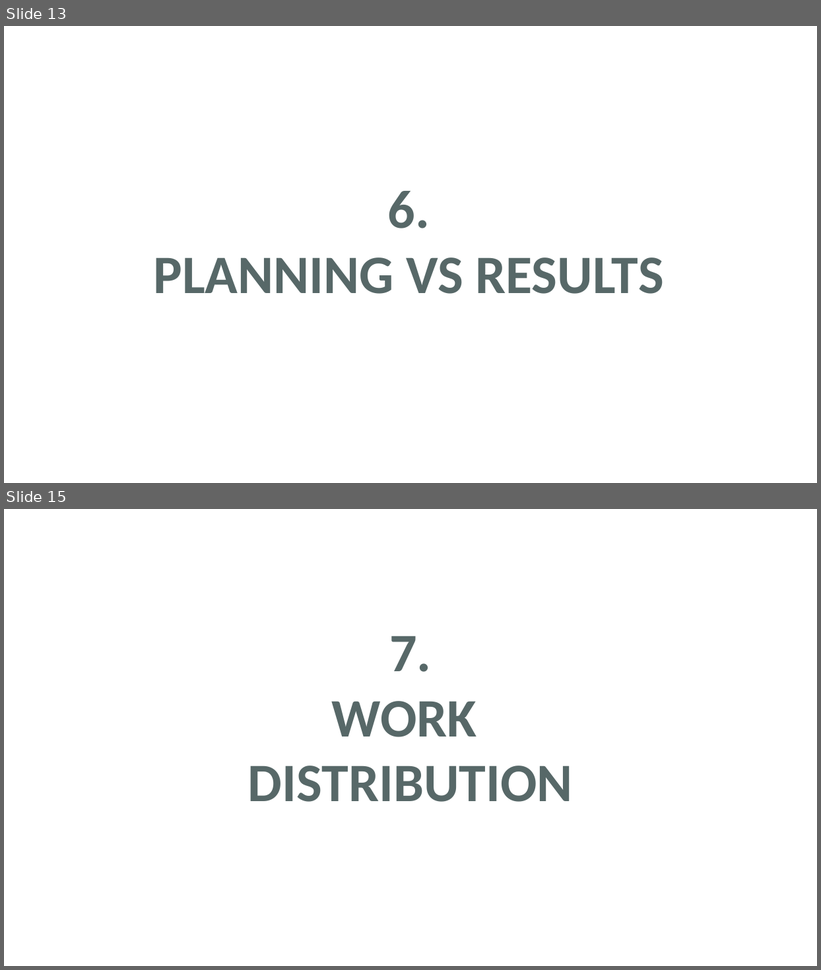
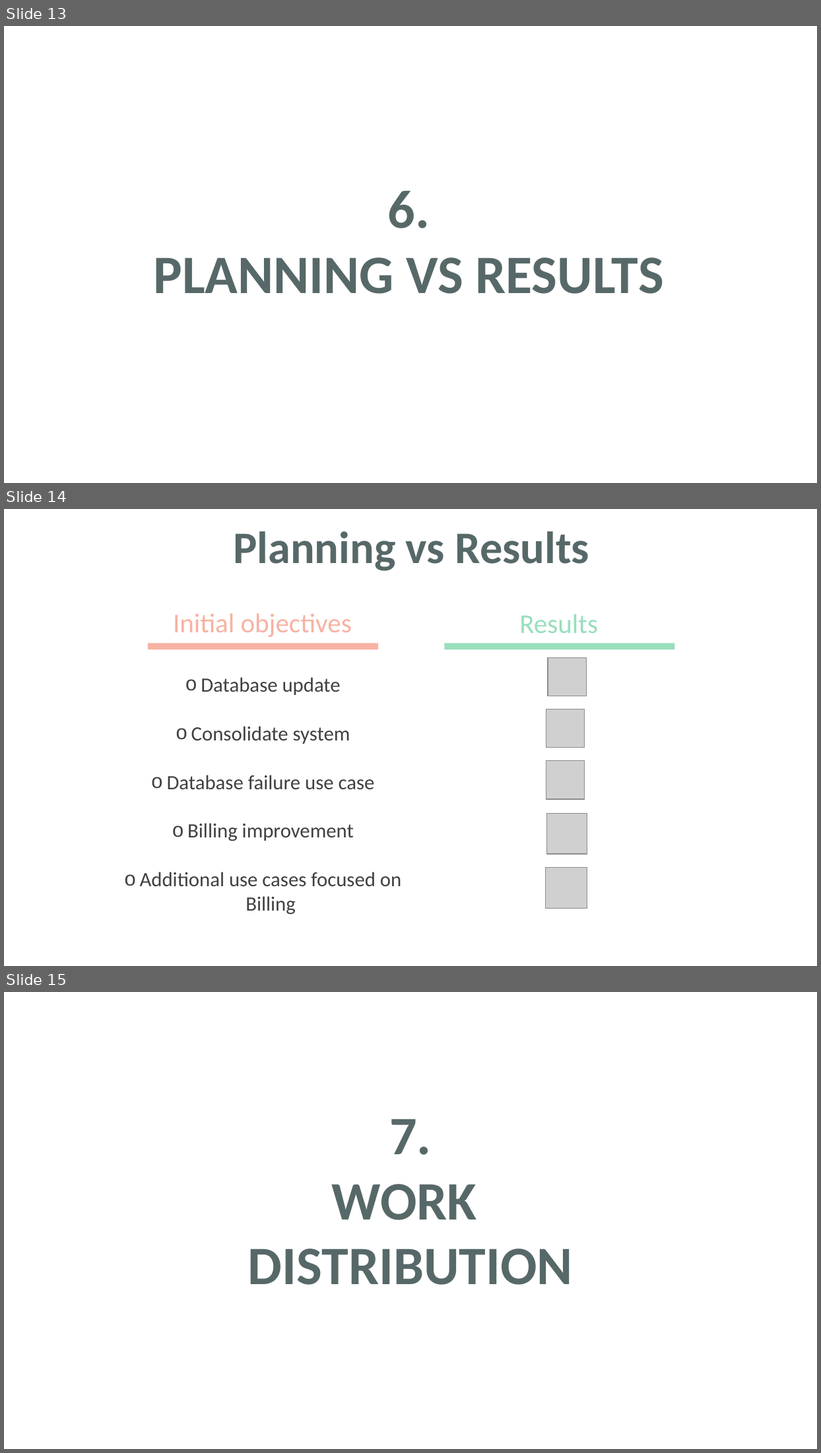
Before and after one commit to AmandineBenza/BlablaMove, a slide deck: src/main/resources/Presentations/BlablaMove_OralDefense.pptx. Shown one above the other, each under a label of ours: slides 13 and 15 before the commit, slides 13, 14 and 15 after it; the slides between them are not shown. The pictures are 821x970 and 821x1453 pixels, drawn with LibreOffice and Linux fonts; fonts in the diff are those of the drawing; grey boxes stand for pictures; background and template pictures are left out. Boxes give left, top, right and bottom in pixels: in the first picture for what was removed or moved away, otherwise in the second. Text is boxed around its words. In the diff, an @@ line names an element or a change of style, - is before the commit and + after.

```diff
--- a/src/main/resources/Presentations/BlablaMove_OralDefense.pptx
+++ b/src/main/resources/Presentations/BlablaMove_OralDefense.pptx
@@ slide 14 added at (4,509,817,966), background picture (left out) @@
@@ text added at (233,531,589,571), 40 pt, text #576868, bold @@
+Planning vs Results
@@ text added at (173,613,352,637), 24 pt, text #F8B2A3 @@
+Initial objectives
@@ text added at (519,614,598,633), 24 pt, text #98DFBB @@
+Results
@@ rectangle added at (148,643,378,650), fill #F8B2A3 @@
@@ rectangle added at (445,643,675,650), fill #98DFBB @@
@@ picture added at (548,657,586,696) @@
@@ text added at (140,677,401,915), 18 pt, text #404040 @@
+o Database update
+o Consolidate system
+o Database failure use case
+o Billing improvement
+o Additional use cases focused on Billing
@@ picture added at (547,709,585,747) @@
@@ picture added at (547,761,585,799) @@
@@ picture added at (547,814,588,855) @@
@@ picture added at (546,867,588,908) @@
```
Also in this commit, not shown: 2 slides changed, 1 slide removed, 1 other file.
